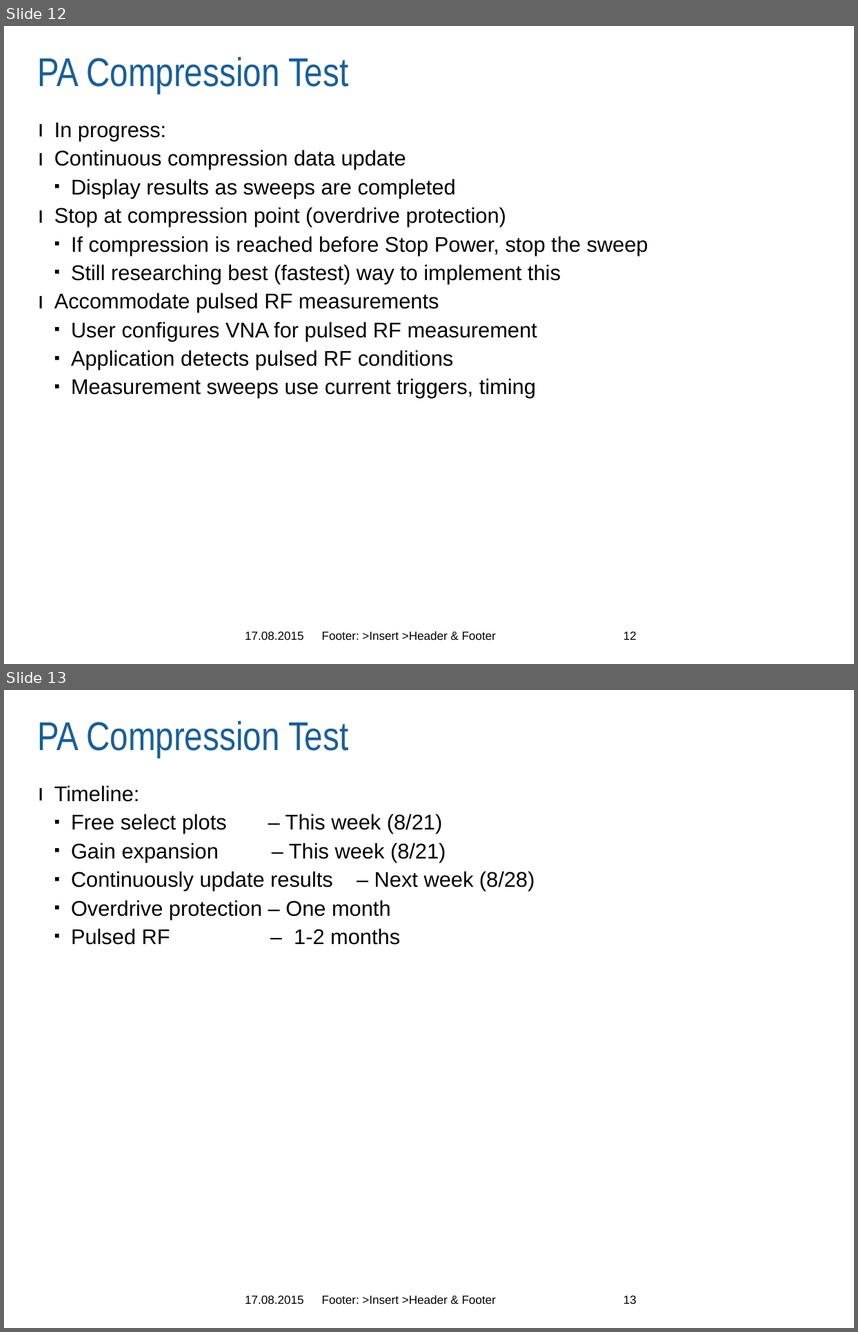
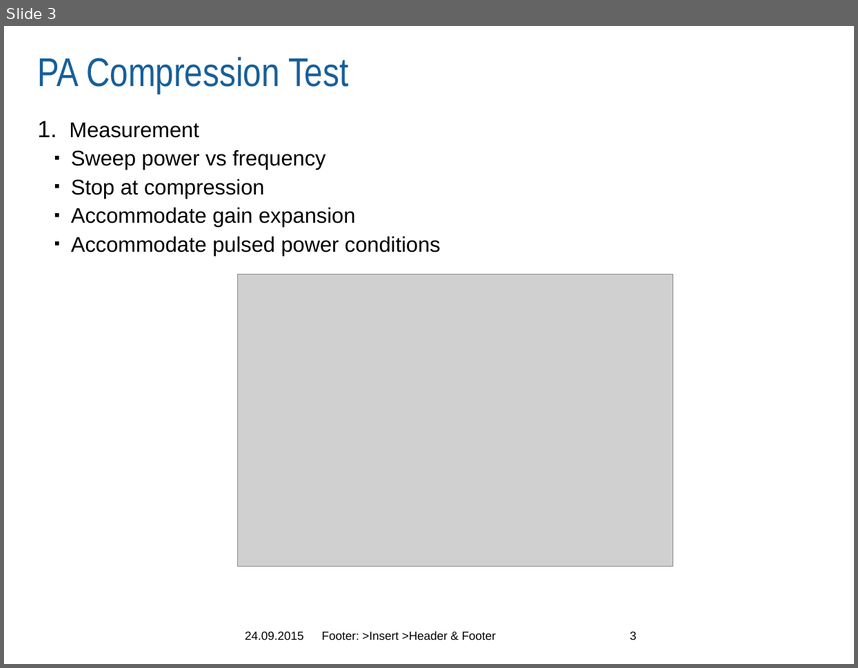
Before and after one commit to Terrabits/PACompressionTest, a slide deck: Screenshots/v2.0 Prototype/MA-COM PA Compression Test Software.pptx. Shown one above the other, each under a label of ours: slides 12 and 13 before the commit, slide 3 after it. The pictures are 858x1332 and 858x668 pixels, drawn with LibreOffice and Linux fonts; fonts in the diff are those of the drawing; grey boxes stand for pictures; background and template pictures are left out. Boxes give left, top, right and bottom in pixels: in the first picture for what was removed or moved away, otherwise in the second. Text is boxed around its words. In the diff, an @@ line names an element or a change of style, - is before the commit and + after.

```diff
--- a/Screenshots/v2.0 Prototype/MA-COM PA Compression Test Software.pptx
+++ b/Screenshots/v2.0 Prototype/MA-COM PA Compression Test Software.pptx
@@ slide 13 removed at [4,690,854,1328], background #FFFFFF @@
@@ title removed at [38,721,348,758] @@
-PA Compression Test
@@ text removed at [54,785,535,945] @@
-ı Timeline:
-  ▪ Free select plots – This week (8/21)
-  ▪ Gain expansion – This week (8/21)
-  ▪ Continuously update results – Next week (8/28)
-  ▪ Overdrive protection – One month
-  ▪ Pulsed RF – 1-2 months
@@ text removed at [245,1295,303,1303] @@
-17.08.2015
@@ text removed at [322,1294,496,1303] @@
-Footer: >Insert >Header & Footer
@@ page number removed at [624,1295,637,1303] @@
-13
@@ what was slide 12 is now slide 3 @@
@@ slide 3 changed as well @@
@@ text at [70,122,441,255]: text changed @@
-ı In progress:
-ı Continuous compression data update
-  ▪ Display results as sweeps are completed
-ı Stop at compression point (overdrive protection)
-  ▪ If compression is reached before Stop Power, stop the sweep
-  ▪ Still researching best (fastest) way to implement this
-ı Accommodate pulsed RF measurements
-  ▪ User configures VNA for pulsed RF measurement
-  ▪ Application detects pulsed RF conditions
-  ▪ Measurement sweeps use current triggers, timing
+1. Measurement
+  ▪ Sweep power vs frequency
+  ▪ Stop at compression
+  ▪ Accommodate gain expansion
+  ▪ Accommodate pulsed power conditions
@@ picture added at [238,274,673,566] @@
@@ text at [245,631,303,639]: text changed @@
-17.08.2015
+24.09.2015
@@ page number at [630,631,637,639]: text changed @@
-12
+3
```
Also in this commit, not shown: 5 other slides changed, 6 other slides removed, 6 other files.
